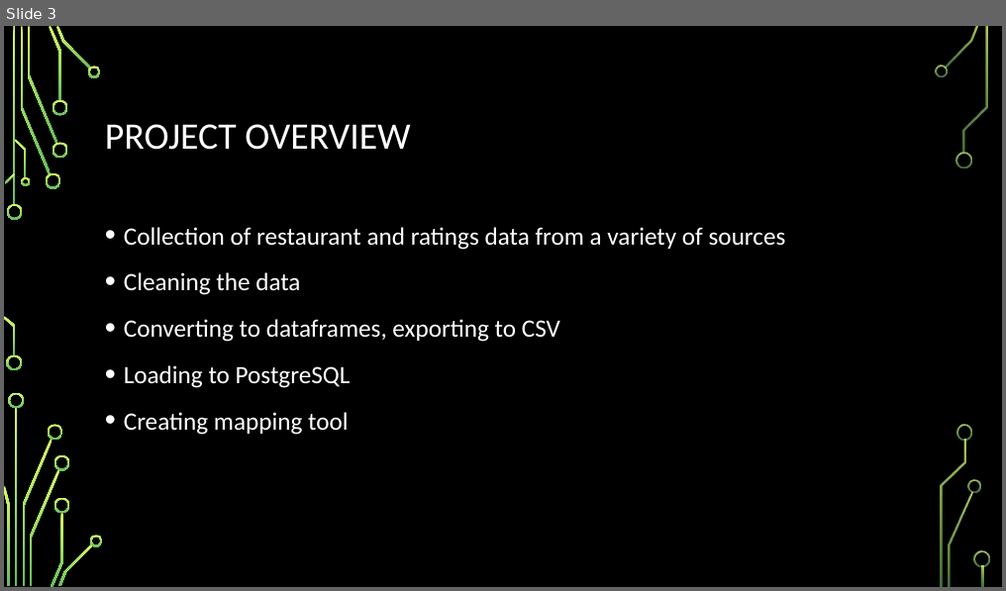
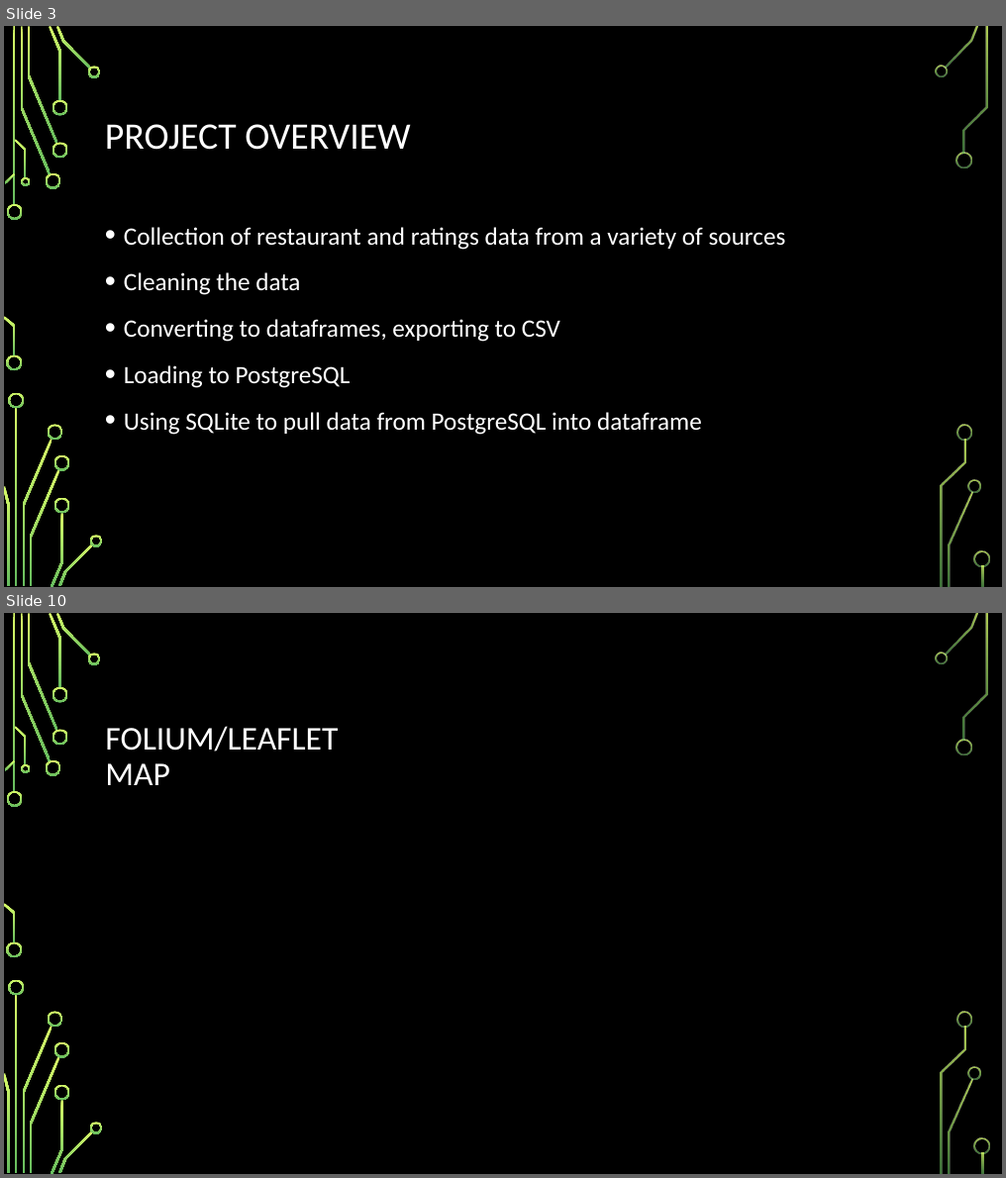
Before and after one commit to jclawson0602/Group_1_Project_3, a slide deck: Group 1 Project 3 DRAFT.pptx. Shown one above the other, each under a label of ours: slide 3 before the commit, slides 3 and 10 after it; the slides between them are not shown. The pictures are 1006x591 and 1006x1178 pixels, drawn with LibreOffice and Linux fonts; fonts in the diff are those of the drawing; background and template pictures are left out. Boxes give left, top, right and bottom in pixels: in the first picture for what was removed or moved away, otherwise in the second. Text is boxed around its words. In the diff, an @@ line names an element or a change of style, - is before the commit and + after.

```diff
--- a/Group 1 Project 3 DRAFT.pptx
+++ b/Group 1 Project 3 DRAFT.pptx
@@ slide 10 added at box(4, 613, 1002, 1174), background picture (left out); not listed: 36 template elements that a slide beside it also shows @@
@@ title added at box(105, 726, 338, 785), 32 pt, text #FFFFFF @@
+FOLIUM/LEAFLET MAP
@@ slide 3 changed as well @@
@@ text at box(124, 412, 702, 435): text changed @@
-• Creating mapping tool
+• Using SQLite to pull data from PostgreSQL into dataframe
```
Also in this commit, not shown: 4 other slides changed, 6 other slides added, 3 slides removed.
